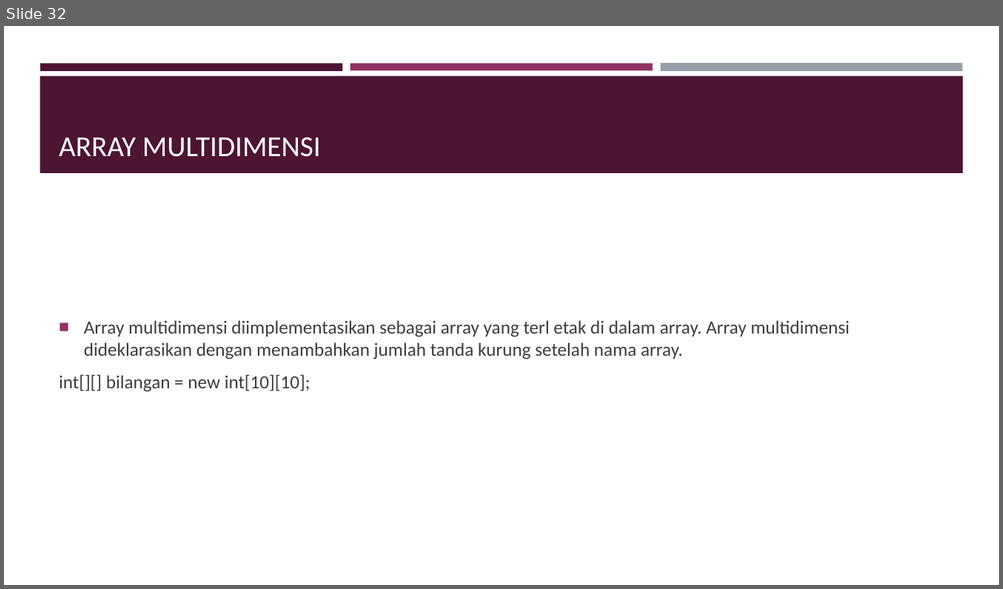
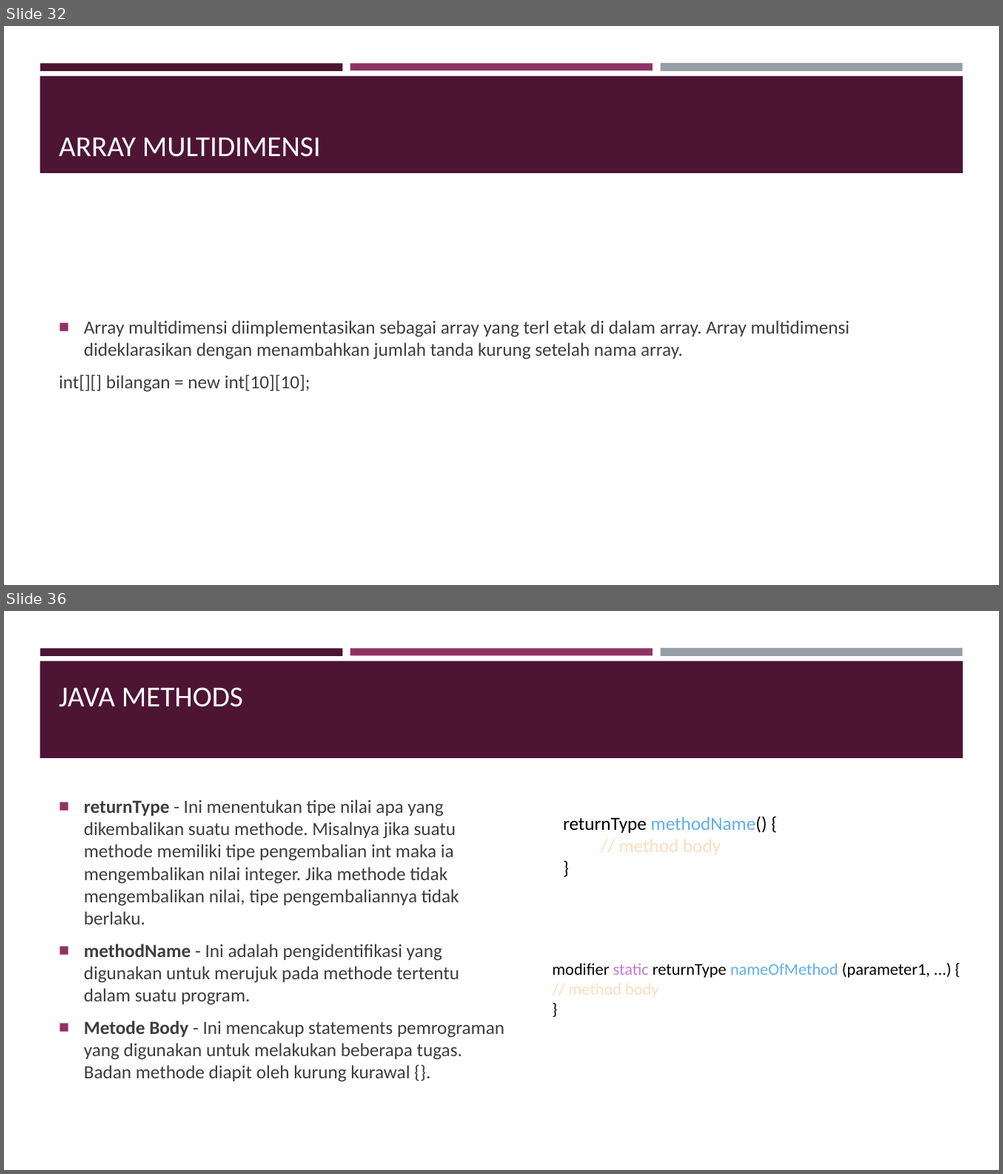
Before and after one commit to ahmadcahyana/bootcamp_java_fundamental, a slide deck: Bootcamp.pptx. Shown one above the other, each under a label of ours: slide 32 before the commit, slides 32 and 36 after it; the slides between them are not shown. The pictures are 1003x589 and 1003x1174 pixels, drawn with LibreOffice and Linux fonts; fonts in the diff are those of the drawing. Boxes give left, top, right and bottom in pixels: in the first picture for what was removed or moved away, otherwise in the second. Text is boxed around its words. In the diff, an @@ line names an element or a change of style, - is before the commit and + after.

```diff
--- a/Bootcamp.pptx
+++ b/Bootcamp.pptx
@@ slide 36 added at [4,611,999,1170], background #FFFFFF; not listed: 4 template elements that a slide beside it also shows @@
@@ title added at [59,687,243,707], 28 pt, text #FFFFFF @@
+JAVA METHODS
@@ text added at [84,800,504,1082], 18 pt, text #3D3D3D @@
+■ returnType - Ini menentukan tipe nilai apa yang dikembalikan suatu methode. Misalnya jika suatu methode memiliki tipe pengembalian int maka ia mengembalikan nilai integer. Jika methode tidak mengembalikan nilai, tipe pengembaliannya tidak berlaku.
+■ methodName - Ini adalah pengidentifikasi yang digunakan untuk merujuk pada methode tertentu dalam suatu program.
+■ Metode Body - Ini mencakup statements pemrograman yang digunakan untuk melakukan beberapa tugas. Badan methode diapit oleh kurung kurawal {}.
@@ text added at [563,816,767,833], 18 pt, text #000000 @@
+returnType methodName() {
+// method body
+}
@@ text added at [552,963,930,978], 16 pt, text #000000 @@
+modifier static returnType nameOfMethod (parameter1, ...) {
+// method body
+}
```
Also in this commit, not shown: 3 other slides added, 2 other files.
